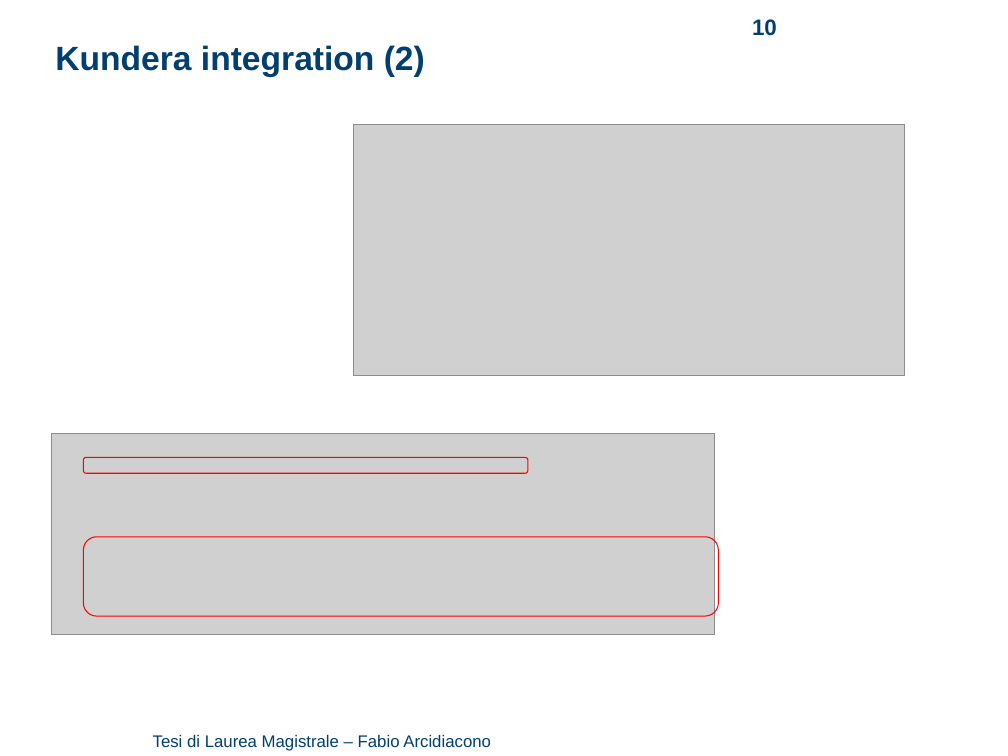
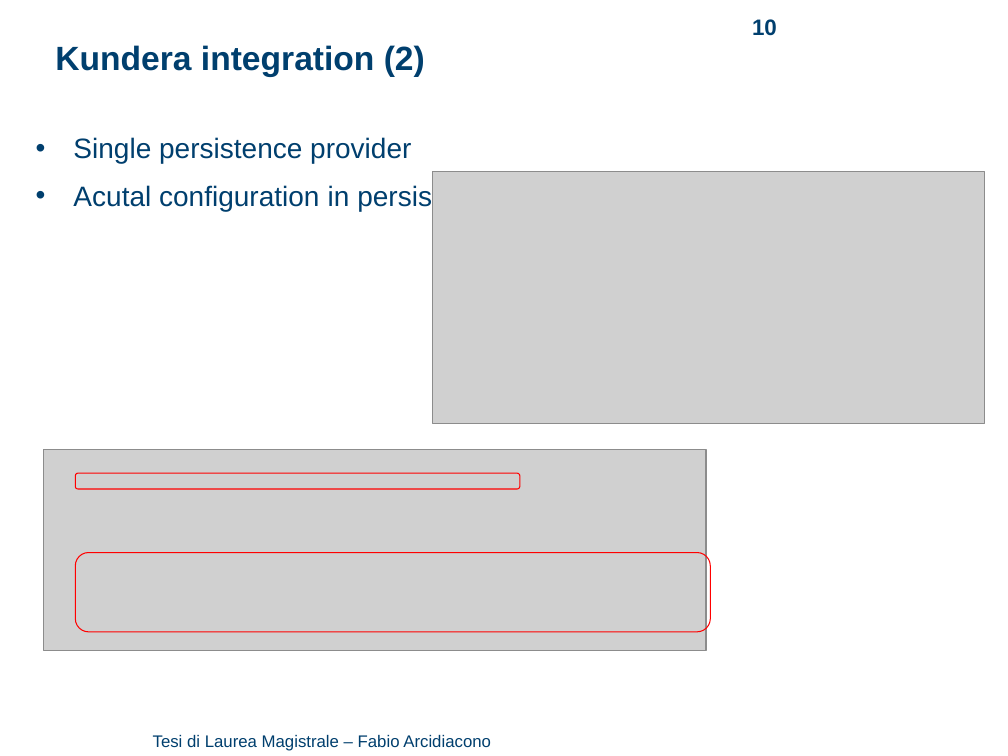
Before and after one commit to arci/thesis, a slide deck: slide 10 of presentation/ThesisPresentation.ppt. Drawn at 1008x756 pixels with LibreOffice and Linux fonts; fonts in the diff are those of the drawing; grey boxes stand for pictures; background and template pictures are left out. Boxes give left, top, right and bottom in pixels: in the first picture for what was removed or moved away, otherwise in the second. Text is boxed around its words. In the diff, an @@ line names an element or a change of style, - is before the commit and + after.

```diff
--- a/presentation/ThesisPresentation.ppt
+++ b/presentation/ThesisPresentation.ppt
@@ text added at box(73, 137, 500, 211), 20 pt, text #003F6E @@
+• Single persistence provider
+• Acutal configuration in persistence xml
@@ picture: place and size @@
-picture at box(353, 124, 904, 375)
+picture at box(432, 171, 984, 422)
@@ 2 rounded rectangles, 1 picture: place and size @@
-2 rounded rectangles, 1 picture at box(51, 433, 719, 635)
+2 rounded rectangles, 1 picture at box(43, 450, 711, 651)
```
Also in this commit, not shown: 2 other slides changed, 1 other file.
